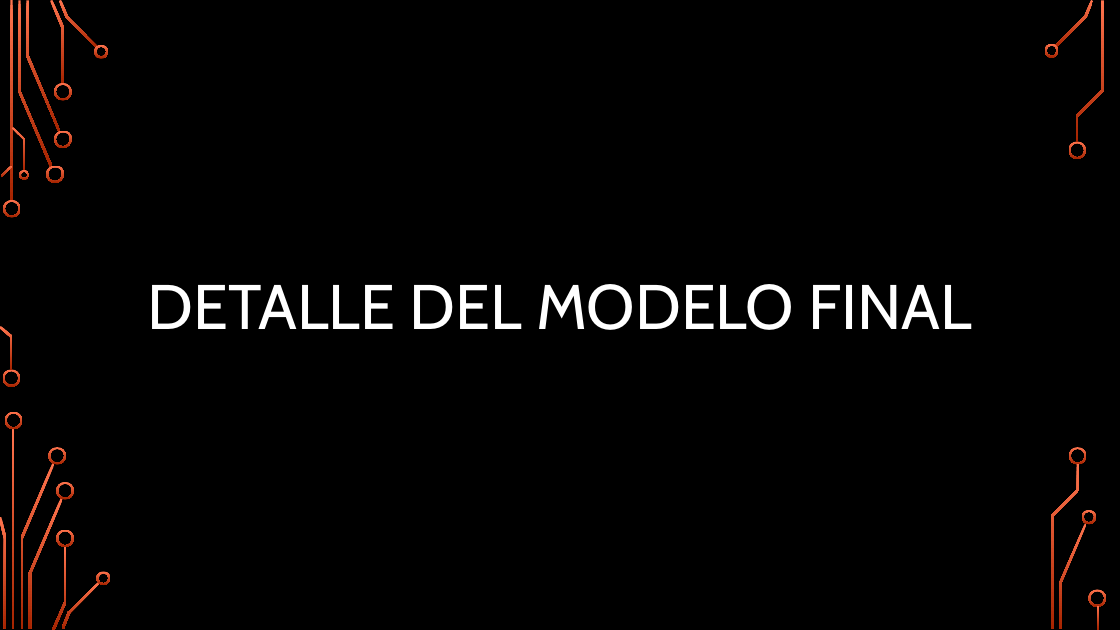
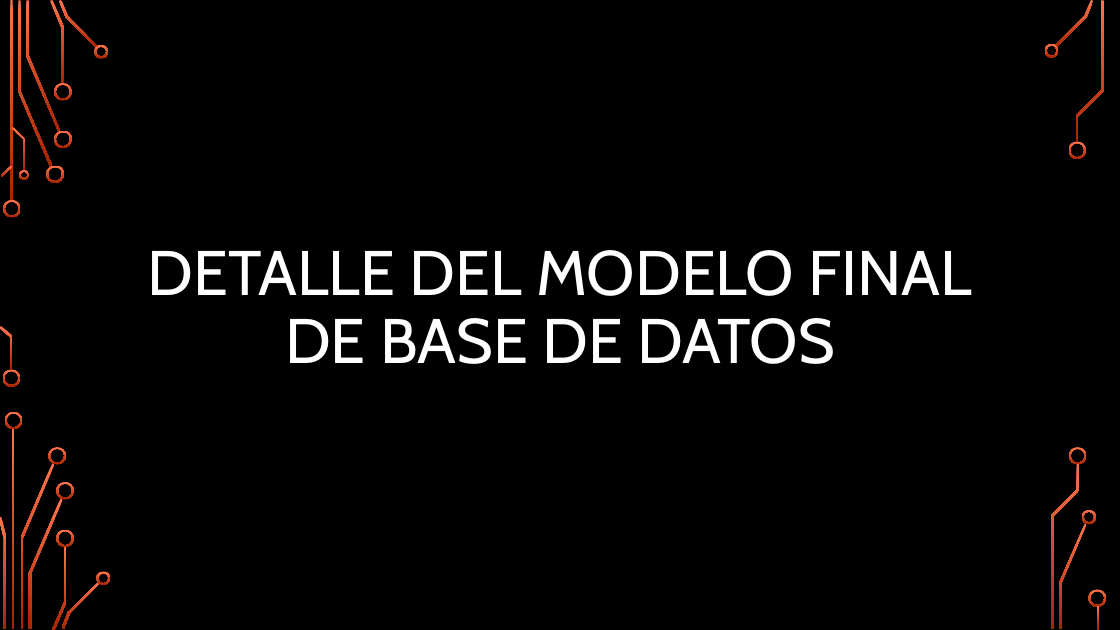
Before and after one commit to stpbrain/Portafolio2018, a slide deck: slide 6 of Documentacion/2 Etapa/Presentacion Etapa 2.pptx. Drawn at 1120x630 pixels with LibreOffice and Linux fonts; fonts in the diff are those of the drawing; background and template pictures are left out. Boxes give left, top, right and bottom in pixels: in the first picture for what was removed or moved away, otherwise in the second. Text is boxed around its words. In the diff, an @@ line names an element or a change of style, - is before the commit and + after.

Commit message:
Presentacion Final

```diff
--- a/Documentacion/2 Etapa/Presentacion Etapa 2.pptx
+++ b/Documentacion/2 Etapa/Presentacion Etapa 2.pptx
@@ title at [148, 250, 973, 364]: text changed @@
-DETALLE DEL MODELO FINAL
+DETALLE DEL MODELO FINAL DE BASE DE DATOS
```
Also in this commit, not shown: 1 other slide changed, 6 slides added, 2 slides removed.
